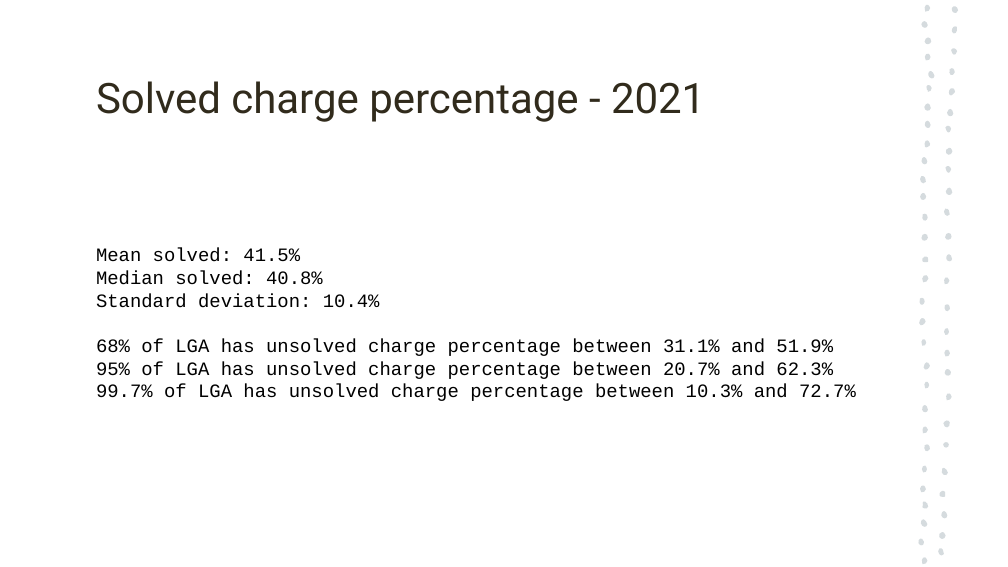
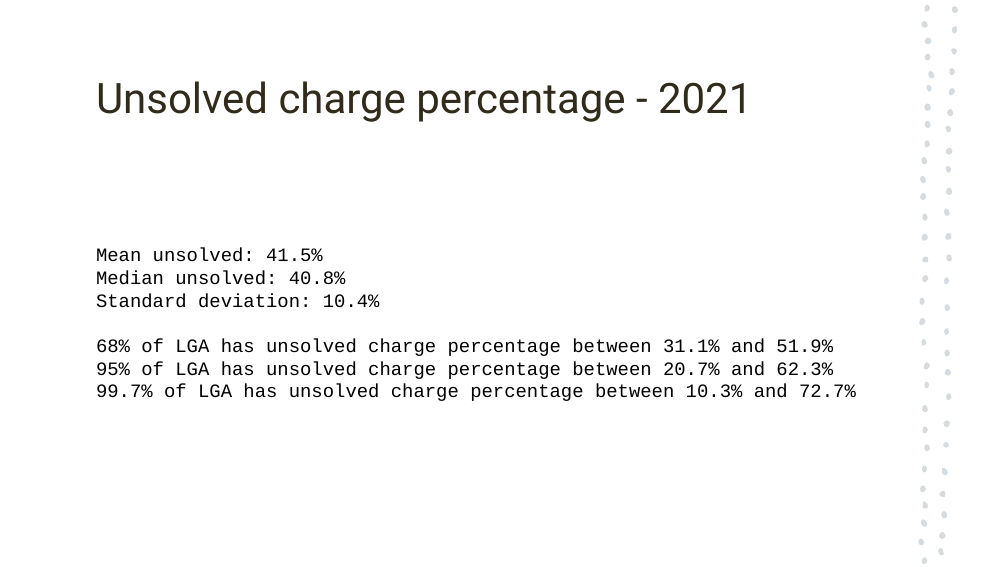
Before and after one commit to antoinetteboyle/Project-1, a slide deck: slide 6 of Crime_Victoria_PowerPoint_Presentation_temporary_Kelvin.pptx. Drawn at 1008x567 pixels with LibreOffice and Linux fonts; fonts in the diff are those of the drawing. Boxes give left, top, right and bottom in pixels: in the first picture for what was removed or moved away, otherwise in the second. Text is boxed around its words. In the diff, an @@ line names an element or a change of style, - is before the commit and + after.

```diff
--- a/Crime_Victoria_PowerPoint_Presentation_temporary_Kelvin.pptx
+++ b/Crime_Victoria_PowerPoint_Presentation_temporary_Kelvin.pptx
@@ title at bbox=[96, 81, 752, 122]: text changed @@
-Solved charge percentage - 2021
+Unsolved charge percentage - 2021
@@ text at bbox=[96, 248, 346, 285]: text changed @@
-Mean solved: 41.5%
-Median solved: 40.8%
+Mean unsolved: 41.5%
+Median unsolved: 40.8%
```
Also in this commit, not shown: 7 other slides changed, 1 slide added, 2 other files.
